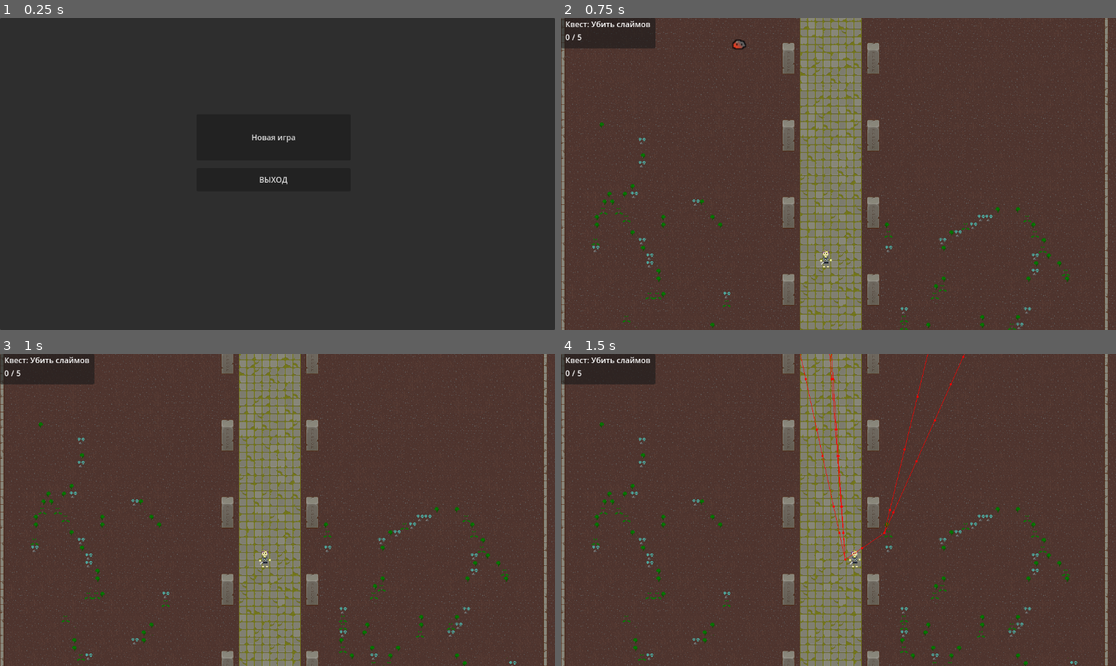
Above: before the commit, frames 1-4 (two rows, left to right).
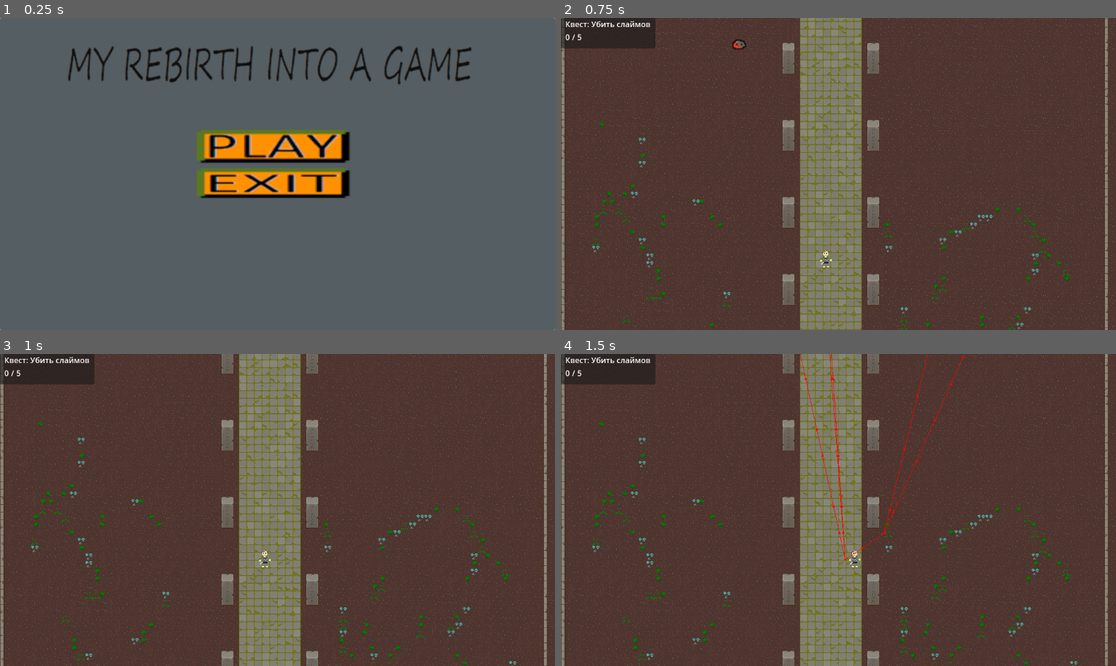
Above: after the commit, the same moments.

Repository: lunaro-4/WerewolfDestroyers
Game: Godot game, scene res://Scenes/MainMenu.tscn
Two runs of this game, one before a commit and one after it. Both use one fixed random seed, a clock stepped at 60 frames per second and the inputs below. The engine's default icon, where the game draws it, is replaced by a stand-in: a white triangle on a blue panel in a dark square.
Inputs (mouse positions are in pixels of both pictures, inside the frame that each line leads up to):
- Up to frame 1 (0.25 s): no input
- Up to frame 2 (0.75 s): click (832, 145) at 0.52 s
- Up to frame 3 (1 s): no input
- Up to frame 4 (1.5 s): tap Enter (Suget) at 1.25 s; move the mouse to (960, 494) at 1.27 s; hold Right (right) from 1.28 s (still down); click (960, 494) at 1.35 s

The runs differ from the first frame. In frame 1, 99% of the frame differs, in the area x 0-100%, y 0-100%; in frame 2, nothing differs; in frame 3, nothing differs; in frame 4, nothing differs.

Commit message:
Дизайн главного меню

Diff:
--- a/MainMenu.gd
+++ b/MainMenu.gd
@@ -11,9 +11,10 @@
 	pass
 
 
-func _on_new_pressed():
+
+func _on_texture_button_pressed():
 	get_tree().change_scene_to_file("res://Scenes/player_start_scene.tscn")
 
 
-func _on_exit_pressed():
+func _on_texture_button_2_pressed():
 	get_tree().quit()
--- a/Scenes/MainMenu.tscn
+++ b/Scenes/MainMenu.tscn
@@ -1,7 +1,14 @@
-[gd_scene load_steps=3 format=3 uid="uid://d0rf1d2ea36ms"]
+[gd_scene load_steps=10 format=3 uid="uid://d0rf1d2ea36ms"]
 
 [ext_resource type="Script" path="res://MainMenu.gd" id="1_epbaf"]
+[ext_resource type="Texture2D" uid="uid://5vrhjeeprdmo" path="res://Assets/EntitySprite/men.png" id="2_5ibjt"]
+[ext_resource type="Texture2D" uid="uid://dxk7n0eoyuug8" path="res://Assets/EntitySprite/play.png" id="2_m7eyo"]
 [ext_resource type="AudioStream" uid="uid://dm44atv8todhe" path="res://Music/MMT.mp3" id="2_t6rvp"]
+[ext_resource type="Texture2D" uid="uid://04jwsaellvtp" path="res://Assets/EntitySprite/playpressed.png" id="3_88gat"]
+[ext_resource type="Texture2D" uid="uid://snu0p2bfkajx" path="res://Assets/EntitySprite/playmouse.png" id="3_b08b2"]
+[ext_resource type="Texture2D" uid="uid://b6a6oxtqrdx6w" path="res://Assets/EntitySprite/exit.png" id="5_c03ov"]
+[ext_resource type="Texture2D" uid="uid://bk4vrvuslxib3" path="res://Assets/EntitySprite/exitpressed.png" id="6_f7gsi"]
+[ext_resource type="Texture2D" uid="uid://cpgm3bnt3qhaj" path="res://Assets/EntitySprite/exitmouse.png" id="7_3t0es"]
 
 [node name="Node" type="Node"]
 script = ExtResource("1_epbaf")
@@ -16,6 +23,12 @@
 grow_horizontal = 2
 grow_vertical = 2
 
+[node name="TextureRect" type="TextureRect" parent="CanvasLayer/Control"]
+layout_mode = 0
+offset_right = 1152.0
+offset_bottom = 648.0
+texture = ExtResource("2_5ibjt")
+
 [node name="Panel" type="Panel" parent="CanvasLayer/Control"]
 layout_mode = 1
 anchors_preset = 15
@@ -24,27 +37,32 @@
 grow_horizontal = 2
 grow_vertical = 2
 
-[node name="New" type="Button" parent="CanvasLayer/Control/Panel"]
-layout_mode = 0
+[node name="TextureButton" type="TextureButton" parent="CanvasLayer/Control/Panel"]
+layout_mode = 1
 offset_left = 408.0
-offset_top = 200.0
+offset_top = 232.0
 offset_right = 728.0
-offset_bottom = 296.0
-text = "Новая игра"
+offset_bottom = 303.0
+texture_normal = ExtResource("2_m7eyo")
+texture_pressed = ExtResource("3_88gat")
+texture_hover = ExtResource("3_b08b2")
+stretch_mode = 0
 
-[node name="Exit" type="Button" parent="CanvasLayer/Control/Panel"]
+[node name="TextureButton2" type="TextureButton" parent="CanvasLayer/Control/Panel"]
 layout_mode = 0
 offset_left = 408.0
 offset_top = 312.0
 offset_right = 728.0
-offset_bottom = 360.0
-text = "ВЫХОД
-"
+offset_bottom = 376.0
+texture_normal = ExtResource("5_c03ov")
+texture_pressed = ExtResource("6_f7gsi")
+texture_hover = ExtResource("7_3t0es")
+stretch_mode = 0
 
 [node name="FSTheme" type="AudioStreamPlayer2D" parent="."]
 stream = ExtResource("2_t6rvp")
 autoplay = true
 attenuation = 2.14355
 
-[connection signal="pressed" from="CanvasLayer/Control/Panel/New" to="." method="_on_new_pressed"]
-[connection signal="pressed" from="CanvasLayer/Control/Panel/Exit" to="." method="_on_exit_pressed"]
+[connection signal="pressed" from="CanvasLayer/Control/Panel/TextureButton" to="." method="_on_texture_button_pressed"]
+[connection signal="pressed" from="CanvasLayer/Control/Panel/TextureButton2" to="." method="_on_texture_button_2_pressed"]
Binary file added: Assets/EntitySprite/exit.png
Not shown, added: Assets/EntitySprite/exit.png.import
Binary file added: Assets/EntitySprite/exitmouse.png
Not shown, added: Assets/EntitySprite/exitmouse.png.import
Binary file added: Assets/EntitySprite/exitpressed.png
Not shown, added: Assets/EntitySprite/exitpressed.png.import
Binary file added: Assets/EntitySprite/men.png
Not shown, added: Assets/EntitySprite/men.png.import
Binary file added: Assets/EntitySprite/play.png
Not shown, added: Assets/EntitySprite/play.png.import
Binary file added: Assets/EntitySprite/playmouse.png
Not shown, added: Assets/EntitySprite/playmouse.png.import
(and 4 more such lines)
